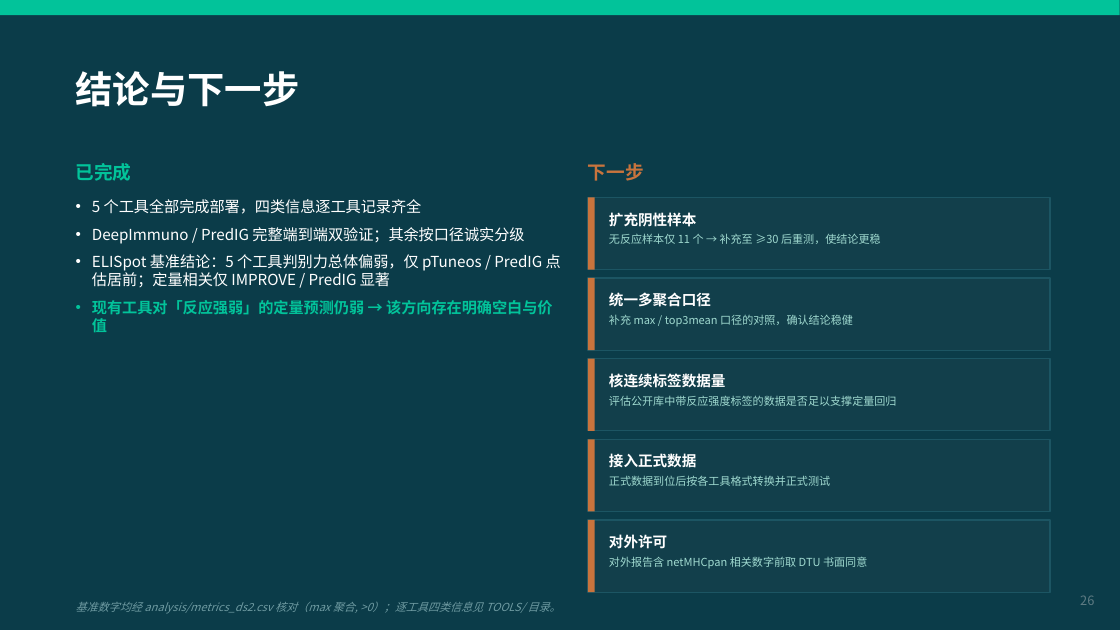
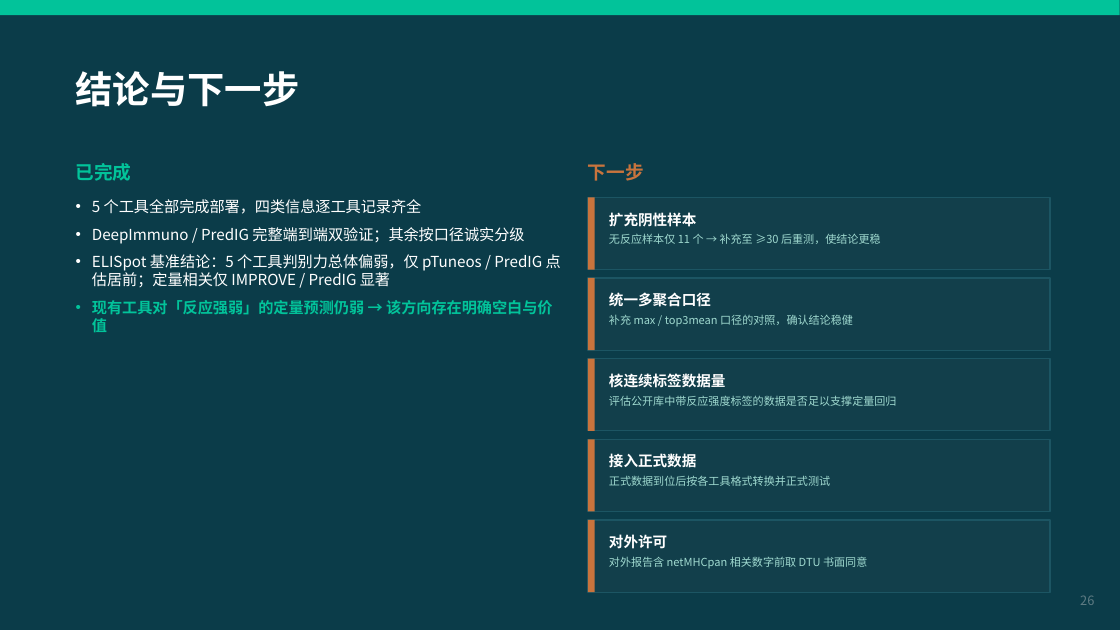
Before and after one commit to legacccY/YJ-Agent, a slide deck: slide 26 of project/meeting/QuantImmuBench/QuantImmuBench_5工具横评_2026-06-25.pptx. Drawn at 1120x630 pixels with LibreOffice and Linux fonts; fonts in the diff are those of the drawing. Boxes give left, top, right and bottom in pixels: in the first picture for what was removed or moved away, otherwise in the second. Text is boxed around its words. In the diff, an @@ line names an element or a change of style, - is before the commit and + after.

```diff
--- a/project/meeting/QuantImmuBench/QuantImmuBench_5工具横评_2026-06-25.pptx
+++ b/project/meeting/QuantImmuBench/QuantImmuBench_5工具横评_2026-06-25.pptx
@@ text removed at <box>76,602,561,614</box> @@
-基准数字均经 analysis/metrics_ds2.csv 核对（max 聚合, >0）；逐工具四类信息见 TOOLS/ 目录。
```
Also in this commit, not shown: 7 other slides changed, 1 other file.
